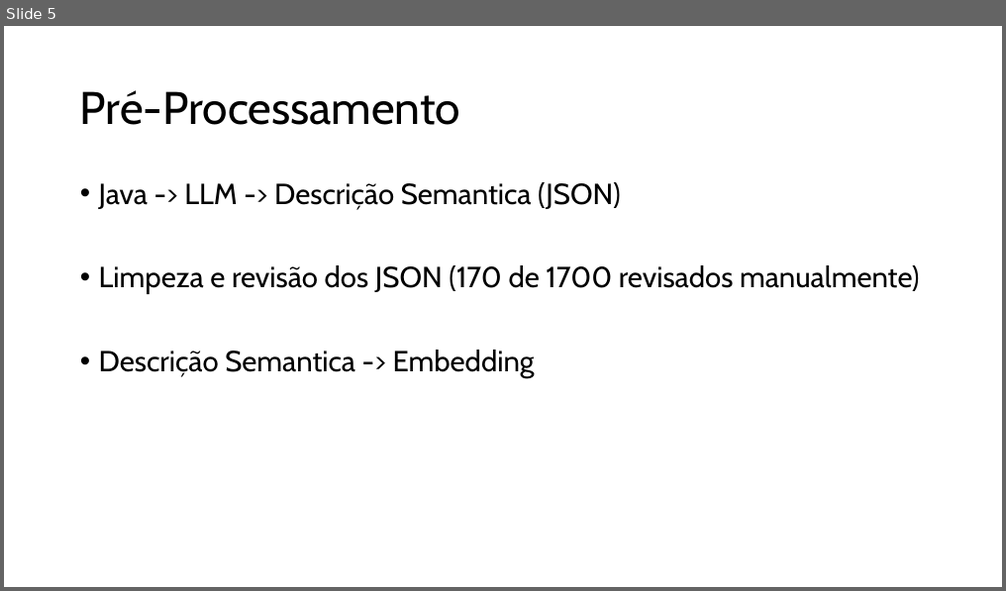
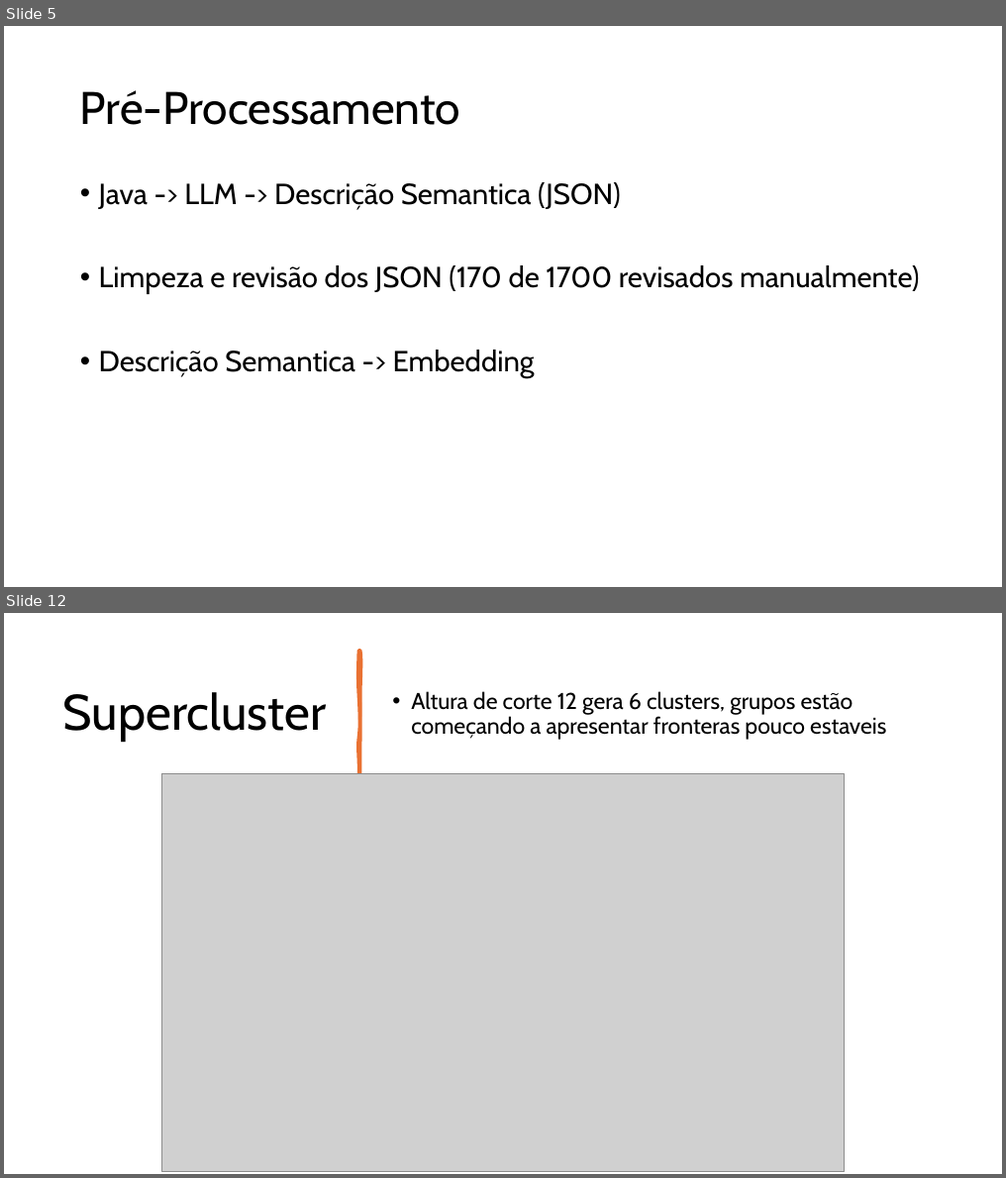
Before and after one commit to gilcesarf/imd3003-202502-projeto, a slide deck: CamelRouteEmbeddingAnalysis-Apresentacao.pptx. Shown one above the other, each under a label of ours: slide 5 before the commit, slides 5 and 12 after it; the slides between them are not shown. The pictures are 1006x591 and 1006x1178 pixels, drawn with LibreOffice and Linux fonts; fonts in the diff are those of the drawing; grey boxes stand for pictures. Boxes give left, top, right and bottom in pixels: in the first picture for what was removed or moved away, otherwise in the second. Text is boxed around its words. In the diff, an @@ line names an element or a change of style, - is before the commit and + after.

```diff
--- a/CamelRouteEmbeddingAnalysis-Apresentacao.pptx
+++ b/CamelRouteEmbeddingAnalysis-Apresentacao.pptx
@@ slide 12 added at (x1=4, y1=613, x2=1002, y2=1174), background #FFFFFF @@
@@ freeform shape added at (x1=358, y1=651, x2=360, y2=777), fill #E97132, outline #E97132 3.25 pt @@
@@ title added at (x1=63, y1=692, x2=327, y2=741), 48 pt, text #000000 @@
+Supercluster
@@ text added at (x1=411, y1=691, x2=886, y2=740), 22 pt, text #000000 @@
+• Altura de corte 12 gera 6 clusters, grupos estão começando a apresentar fronteras pouco estaveis
@@ picture added at (x1=161, y1=774, x2=844, y2=1171) @@
```
Also in this commit, not shown: 5 slides changed, 5 other slides added, 1 slide removed, 1 other file.
